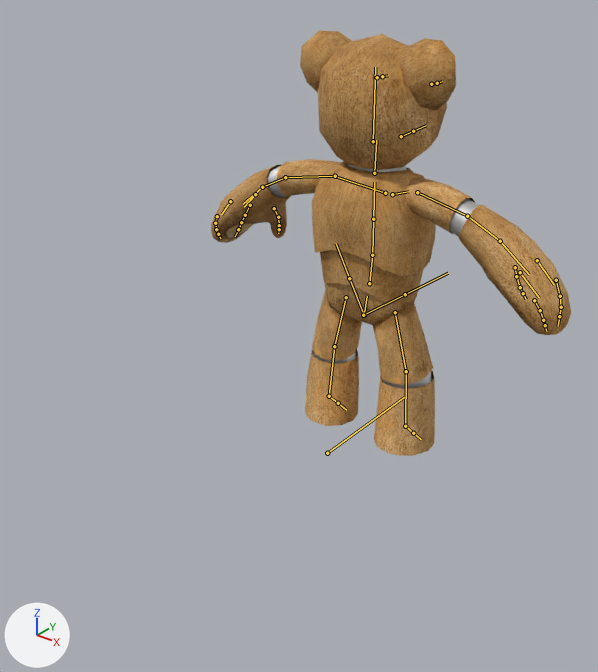
Two versions of the FBX model src/Assets/Models/Characters/Humanoid/Robots/Bosco/Bosco.fbx, one commit apart.
Rendered twice from a camera (50 mm lens) standing at (1.556, -2.37, 1.764) and looking at (0.098, -0.547, 0.634). The axes (+X, +Y, +Z) are drawn at lower left. The lights are the same throughout. The bones that bend it are drawn over the model as lines.

The first picture shows 'BoscoMesh'.
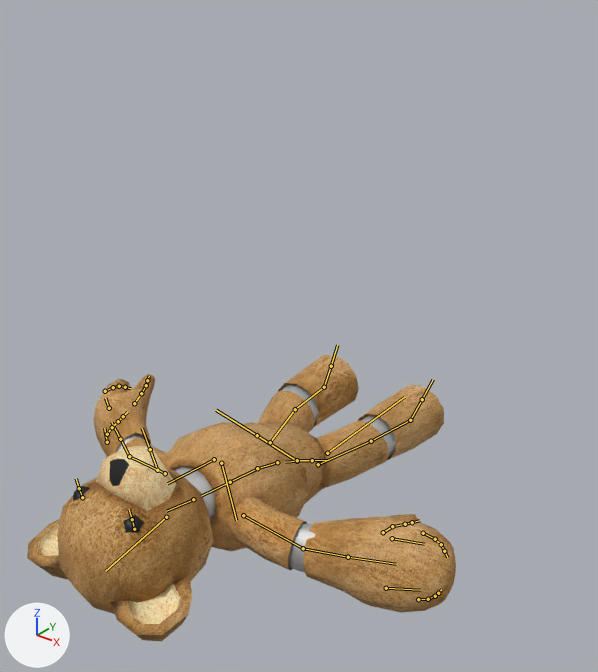
The newer file adds an action. The first version stands in its rest pose; the second is drawn at frame 1 of the action 'Bosco|get_up'.

The change in detail:
Bone 'spine.0' (bone_spine_0) moves from (0.0, 0.0, 0.0) to (0.0, -0.518, -0.273).
Bone 'spine.0' (bone_spine_0) turns from (0, 0, 0) to (-79, 0, 0) degrees about its own x, y and z.
Bone 'head' (bone_head) turns from (0, 0, 0) to (-21, 0, 0) degrees about its own x, y and z.
Bone 'hand.L' (bone_hand_l) turns from (0, 0, 0) to (-3, -2, 12) degrees about its own x, y and z.
Bone 'finger.0.0.L' (bone_finger_0_0_l) moves from (0.0, 0.0, 0.0) to (0.001, -0.002, -0.004).
Bone 'finger.0.0.L' (bone_finger_0_0_l) turns from (0, 0, 0) to (21, -6, 5) degrees about its own x, y and z.
Bone 'finger.3.0.L' (bone_finger_3_0_l) moves from (0.0, 0.0, 0.0) to (0.0, 0.002, 0.005).
Bone 'finger.3.0.L' (bone_finger_3_0_l) turns from (0, 0, 0) to (22, -4, -1) degrees about its own x, y and z.
Bone 'hand.R' (bone_hand_r) turns from (0, 0, 0) to (-1, -35, -11) degrees about its own x, y and z.
Bone 'finger.0.0.R' (bone_finger_0_0_r) turns from (0, 0, 0) to (22, 0, -2) degrees about its own x, y and z.
Bone 'finger.3.0.R' (bone_finger_3_0_r) moves from (0.0, 0.0, 0.0) to (0.0, -0.001, 0.002).
Bone 'finger.3.0.R' (bone_finger_3_0_r) turns from (0, 0, 0) to (21, -1, 5) degrees about its own x, y and z.
Bone 'thigh.L' (bone_thigh_l) turns from (0, 0, 0) to (-9, -3, -2) degrees about its own x, y and z.
Bone 'thigh.R' (bone_thigh_r) turns from (0, 0, 0) to (-9, 3, 2) degrees about its own x, y and z.

Boxes (x1, y1, x2, y2) around the edits, measured in the pictures (598 x 672 px):
'BoscoMesh', posed (19% wider, 33% shorter): before (211, 31, 571, 456); after (27, 355, 456, 641)
bone 'spine.0', root to tip: before (364, 315) to (367, 296); after (297, 461) to (285, 462)
bone 'head', root to tip: before (373, 141) to (375, 67); after (166, 517) to (105, 571)
bone 'hand.L', root to tip: before (262, 187) to (243, 204); after (120, 439) to (111, 422)
bone 'finger.0.0.L', root to tip: before (250, 205) to (245, 215); after (105, 391) to (113, 387)
bone 'finger.3.0.L', root to tip: before (217, 216) to (215, 223); after (107, 434) to (112, 427)
bone 'hand.R', root to tip: before (500, 241) to (529, 274); after (348, 557) to (396, 564)
bone 'finger.0.0.R', root to tip: before (556, 280) to (560, 296); after (423, 533) to (435, 539)
bone 'finger.3.0.R', root to tip: before (534, 300) to (540, 310); after (418, 599) to (428, 599)
bone 'thigh.L', root to tip: before (346, 297) to (334, 346); after (270, 442) to (295, 409)
bone 'thigh.R', root to tip: before (395, 312) to (406, 371); after (318, 464) to (371, 441)
